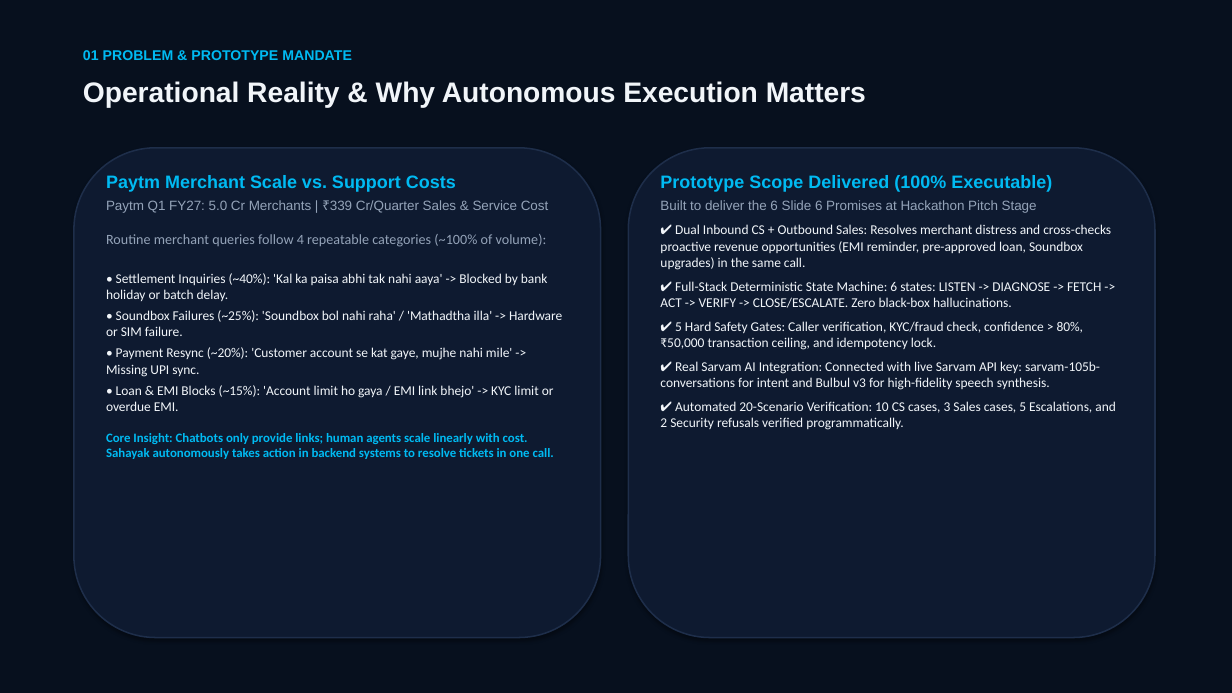
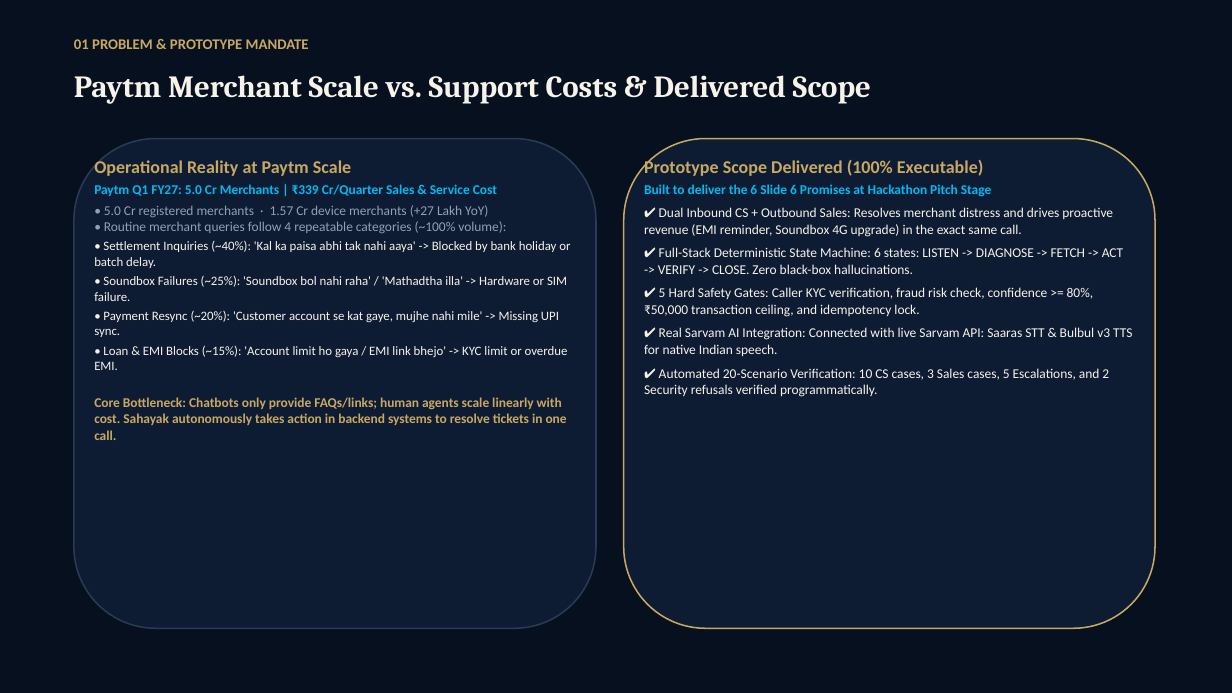
Before and after one commit to Tenali-Radhika/sahayak, a slide deck: slide 2 of Sahayak_Final_Evaluation_Prototype.pptx. Drawn at 1232x693 pixels with LibreOffice and Linux fonts; fonts in the diff are those of the drawing; background and template pictures are left out; a plain dark background stands for a picture behind light text. Boxes give left, top, right and bottom in pixels: in the first picture for what was removed or moved away, otherwise in the second. Text is boxed around its words. In the diff, an @@ line names an element or a change of style, - is before the commit and + after.

Commit message:
Polish prototype UI and evaluation deck
Refresh the presentation with the SahayakLuxe theme and improve the prototype’s scenario navigation, voice controls, execution progress, safety-gate states, and simulated-action disclosures. Regenerate the audit ledger for the latest demo run.

```diff
--- a/Sahayak_Final_Evaluation_Prototype.pptx
+++ b/Sahayak_Final_Evaluation_Prototype.pptx
@@ background #FFFFFF to picture (left out) @@
@@ rectangle at [0,0,1232,693]: fill #07101E to #06101F; shadow off @@
@@ text "01 PROBLEM & PROTOTYPE MANDATE": place and size @@
-text "01 PROBLEM & PROTOTYPE MANDATE" at [83,50,352,60]
+text "01 PROBLEM & PROTOTYPE MANDATE" at [74,39,309,49]
@@ text "01 PROBLEM & PROTOTYPE MANDATE" at [74,39,309,49]: size 11 to 11.5 pt, font Arial to Calibri, text colour #00BAF2 to #C9A961 @@
@@ text at [74,75,871,104]: text changed; size 22 to 24 pt; font Arial to Cambria; text colour #F1F5F9 to #F7F3EA @@
-Operational Reality & Why Autonomous Execution Matters
+Paytm Merchant Scale vs. Support Costs & Delivered Scope
@@ rounded rectangle: place and size @@
-rounded rectangle at [74,148,601,638]
+rounded rectangle at [74,139,596,628]
@@ rounded rectangle at [74,139,596,628]: fill #0E1A30 to #0D1B33; outline #1E2E4A 1.2 pt to #2A3B54 1.2 pt; shadow off @@
@@ rounded rectangle: place and size @@
-rounded rectangle at [628,148,1155,638]
+rounded rectangle at [624,139,1155,628]
@@ rounded rectangle at [624,139,1155,628]: fill #0E1A30 to #0D1B33; outline #1E2E4A 1.2 pt to #C9A961 1.2 pt; shadow off @@
@@ text at [94,160,351,176]: text changed; font Arial to Calibri; text colour #00BAF2 to #C9A961 @@
-Paytm Merchant Scale vs. Support Costs
+Operational Reality at Paytm Scale
@@ text "Operational Reality at Paytm Scale": place and size @@
-text "Operational Reality at Paytm Scale" at [106,175,562,459]
+text "Operational Reality at Paytm Scale" at [94,160,570,440]
@@ text at [644,158,1109,397]: font Arial to Calibri in "Prototype Scope Delivered (100% Executable)", "Built to deliver the 6 Slide 6 ..."; text colour #00BAF2 to #C9A961 in "Prototype Scope Delivered (100% Executable)"; text colour #94A3B8 to #00BAF2, bold on in "Built to deliver the 6 Slide 6 ..."; text colour #F1F5F9 to #F7F3EA in "✔ Automated 20-Scenario Verification: 10 CS cases, ..."; less space between paragraphs @@
@@ text "Prototype Scope Delivered (100% Executable)": place and size @@
-text "Prototype Scope Delivered (100% Executable)" at [660,175,1116,430]
+text "Prototype Scope Delivered (100% Executable)" at [644,158,1132,397]
@@ text at [94,184,570,370]: font Arial to Calibri, text colour #94A3B8 to #00BAF2, bold on in "Paytm Q1 FY27: 5.0 Cr Merchants | ..."; size 10.5 to 10 pt, text colour #F1F5F9 to #F7F3EA in "• Settlement Inquiries (~40%): 'Kal ka paisa ...", "• Soundbox Failures (~25%): 'Soundbox bol nahi ...", "• Payment Resync (~20%): 'Customer account se ...", "• Loan & EMI Blocks (~15%): 'Account ..."; less space between paragraphs @@
@@ text at [104,205,506,233]: text changed; size 11 to 10.5 pt; text colour #94A3B8 to #8EA0BA @@
-Routine merchant queries follow 4 repeatable categories (~100% of volume):
+• 5.0 Cr registered merchants · 1.57 Cr device merchants (+27 Lakh YoY)
+• Routine merchant queries follow 4 repeatable categories (~100% volume):
@@ text at [644,207,1132,356]: text changed; text colour #F1F5F9 to #F7F3EA @@
-✔ Dual Inbound CS + Outbound Sales: Resolves merchant distress and cross-checks proactive revenue opportunities (EMI reminder, pre-approved loan, Soundbox upgrades) in the same call.
-✔ Full-Stack Deterministic State Machine: 6 states: LISTEN -> DIAGNOSE -> FETCH -> ACT -> VERIFY -> CLOSE/ESCALATE. Zero black-box hallucinations.
-✔ 5 Hard Safety Gates: Caller verification, KYC/fraud check, confidence > 80%, ₹50,000 transaction ceiling, and idempotency lock.
-✔ Real Sarvam AI Integration: Connected with live Sarvam API key: sarvam-105b-conversations for intent and Bulbul v3 for high-fidelity speech synthesis.
+✔ Dual Inbound CS + Outbound Sales: Resolves merchant distress and drives proactive revenue (EMI reminder, Soundbox 4G upgrade) in the exact same call.
+✔ Full-Stack Deterministic State Machine: 6 states: LISTEN -> DIAGNOSE -> FETCH -> ACT -> VERIFY -> CLOSE. Zero black-box hallucinations.
+✔ 5 Hard Safety Gates: Caller KYC verification, fraud risk check, confidence >= 80%, ₹50,000 transaction ceiling, and idempotency lock.
+✔ Real Sarvam AI Integration: Connected with live Sarvam API: Saaras STT & Bulbul v3 TTS for native Indian speech.
@@ text at [94,397,567,440]: text changed; size 10 to 10.5 pt; text colour #00BAF2 to #C9A961 @@
-Core Insight: Chatbots only provide links; human agents scale linearly with cost. Sahayak autonomously takes action in backend systems to resolve tickets in one call.
+Core Bottleneck: Chatbots only provide FAQs/links; human agents scale linearly with cost. Sahayak autonomously takes action in backend systems to resolve tickets in one call.
```
Also in this commit, not shown: 7 other slides changed, 3 other files.
